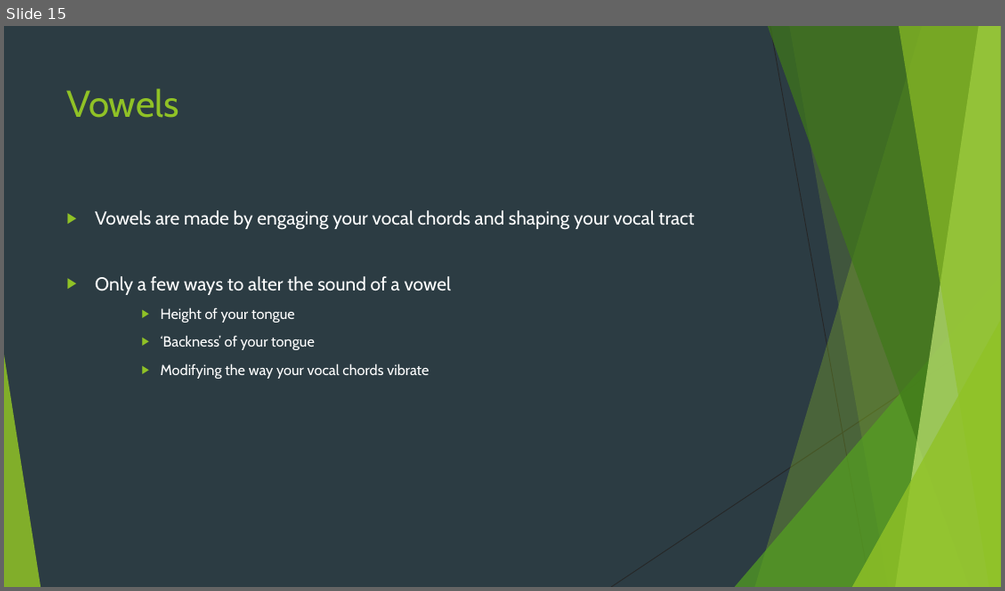
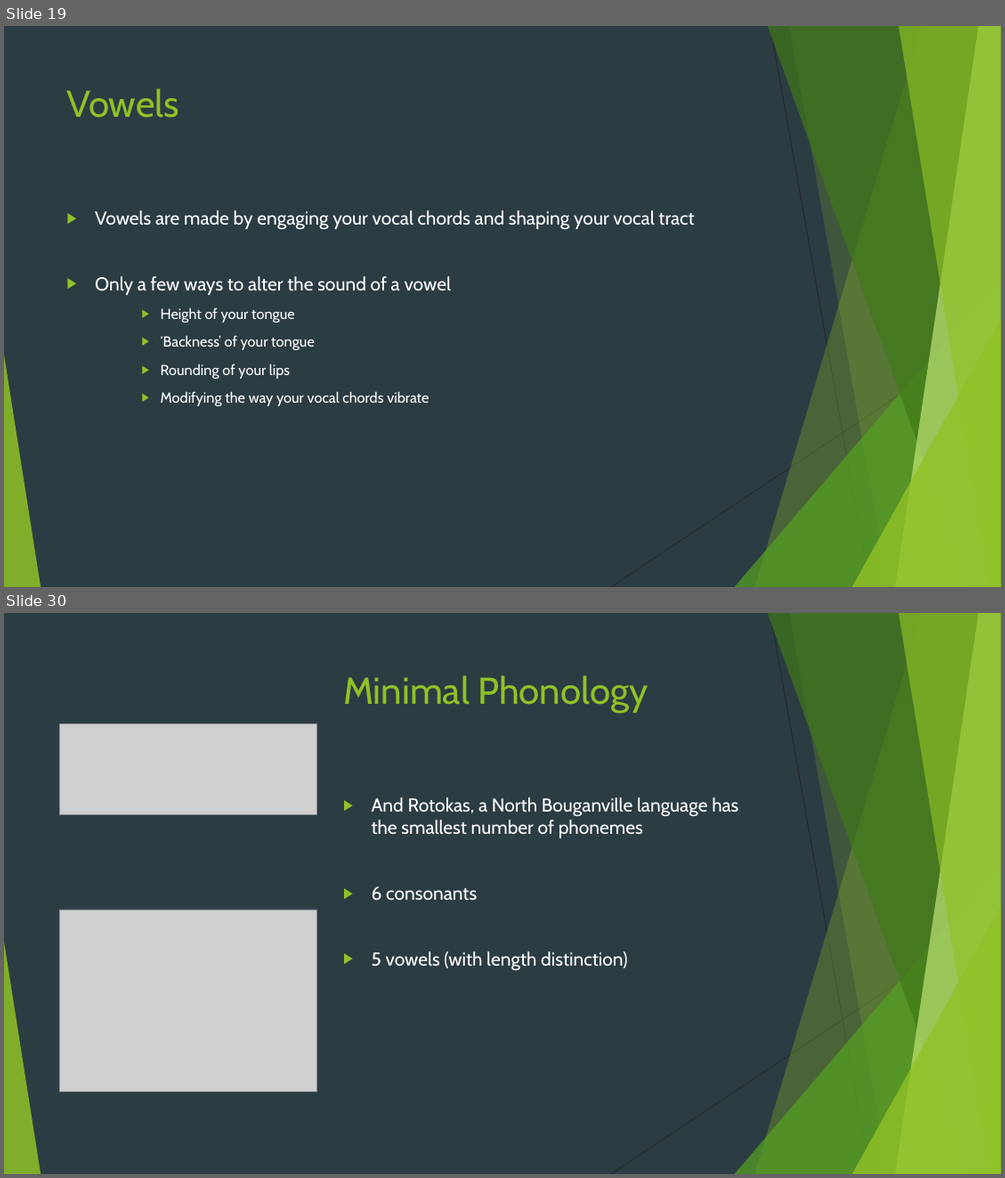
Before and after one commit to krownniuqjk/Lectures, a slide deck: Short Course in Linguistics Wk 1.pptx. Shown one above the other, each under a label of ours: slide 15 before the commit, slides 19 and 30 after it; the slides between them are not shown. The pictures are 1005x591 and 1005x1178 pixels, drawn with LibreOffice and Linux fonts; fonts in the diff are those of the drawing; grey boxes stand for pictures. Boxes give left, top, right and bottom in pixels: in the first picture for what was removed or moved away, otherwise in the second. Text is boxed around its words. In the diff, an @@ line names an element or a change of style, - is before the commit and + after.

```diff
--- a/Short Course in Linguistics Wk 1.pptx
+++ b/Short Course in Linguistics Wk 1.pptx
@@ slide 30 added at bbox=[4, 613, 1001, 1174], background #2C3C43; not listed: 10 template elements that a slide beside it also shows @@
@@ title added at bbox=[343, 675, 647, 713], 36 pt, text #90C226 @@
+Minimal Phonology
@@ picture added at bbox=[59, 723, 317, 815] @@
@@ text added at bbox=[372, 797, 738, 971], 18 pt, text #FFFFFF @@
+▶ And Rotokas, a North Bouganville language has the smallest number of phonemes
+▶ 6 consonants
+▶ 5 vowels (with length distinction)
@@ picture added at bbox=[59, 909, 317, 1092] @@
@@ what was slide 15 is now slide 19 @@
@@ slide 19 changed as well @@
@@ text at bbox=[161, 363, 290, 378]: paragraph added @@
+    ▶ Rounding of your lips
```
Also in this commit, not shown: 41 other slides added, 2 slides removed, 1 other file.
